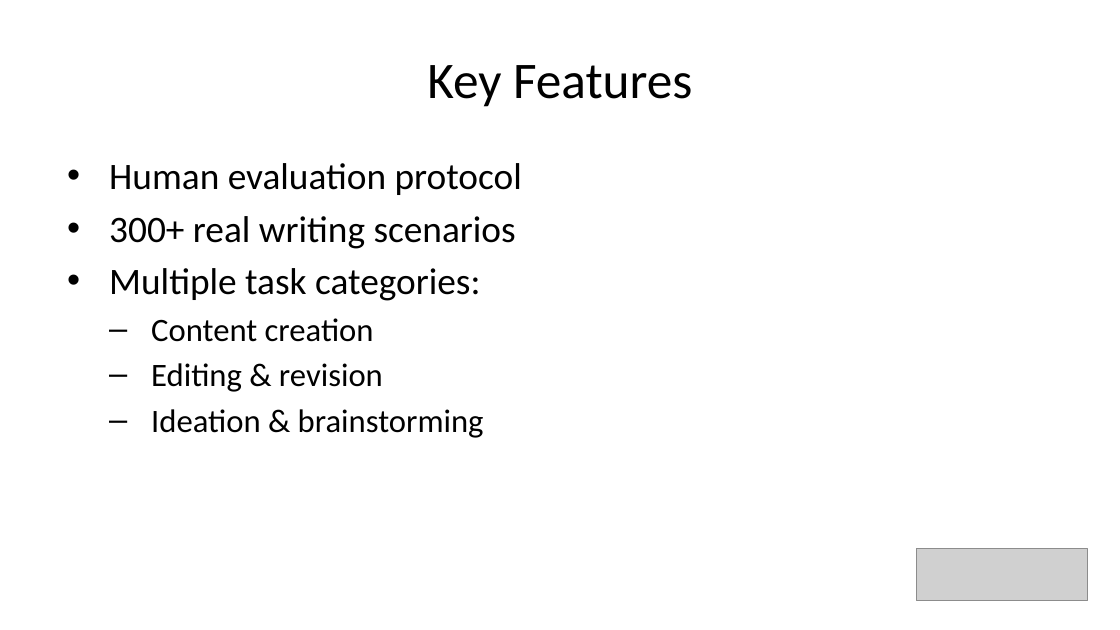
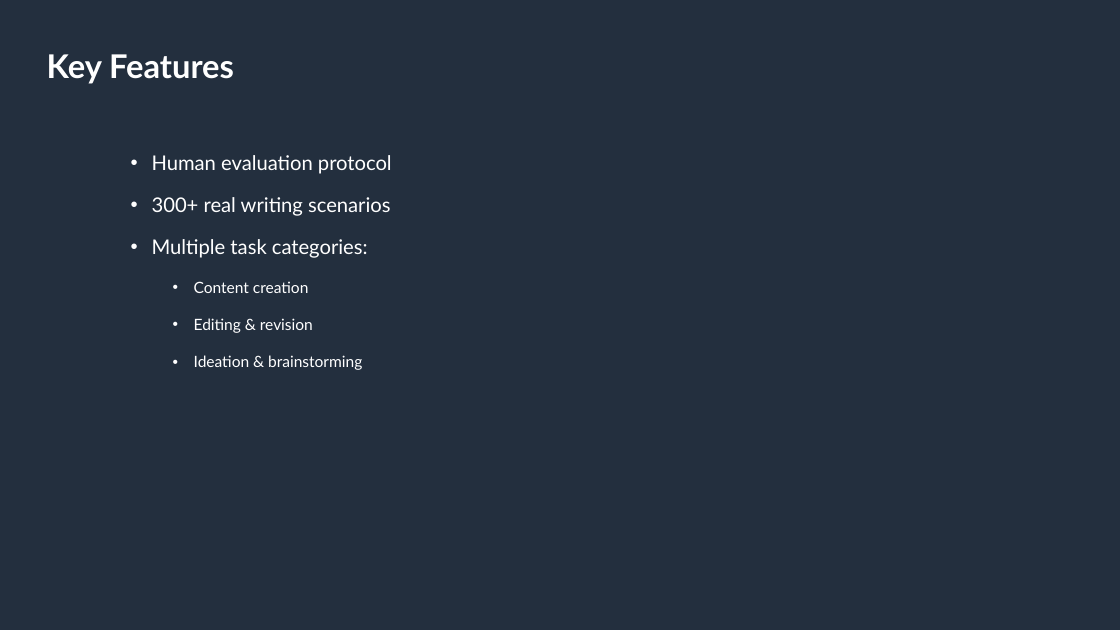
Before and after one commit to amazon-science/wraval, a slide deck: slide 4 of resources/wraval_presentation.pptx. Drawn at 1120x630 pixels with LibreOffice and Linux fonts; fonts in the diff are those of the drawing; grey boxes stand for pictures. Boxes give left, top, right and bottom in pixels: in the first picture for what was removed or moved away, otherwise in the second. Text is boxed around its words. In the diff, an @@ line names an element or a change of style, - is before the commit and + after.

```diff
--- a/resources/wraval_presentation.pptx
+++ b/resources/wraval_presentation.pptx
@@ background #FFFFFF to #232F3E @@
@@ title "Key Features": place and size @@
-title "Key Features" at [427, 65, 692, 107]
+title "Key Features" at [47, 54, 234, 84]
@@ title "Key Features" at [47, 54, 234, 84]: size 33 to 21 pt, font Calibri to Lato, text colour #000000 to #FFFFFF, bold on; alignment centre to left; line spacing 1 to 23pt; vertical alignment middle to top @@
@@ text "Human evaluation protocol": place and size @@
-text "Human evaluation protocol" at [109, 163, 522, 438]
+text "Human evaluation protocol" at [152, 155, 392, 370]
@@ text "Human evaluation protocol" at [152, 155, 392, 370]: size 24 to 13 pt in "Human evaluation protocol", "300+ real writing scenarios", "Multiple task categories:"; font Calibri to Lato, text colour #000000 to #FFFFFF; size 21 to 10 pt in "Content creation", "Editing & revision", "Ideation & brainstorming"; indent changed; line spacing 1 to 18pt; more space between paragraphs; bullet – to •; line spacing 1 to 15pt @@
@@ picture removed at [916, 549, 1088, 600] @@
```
Also in this commit, not shown: 7 other slides changed, 1 slide added, 1 slide removed, 11 other files.
